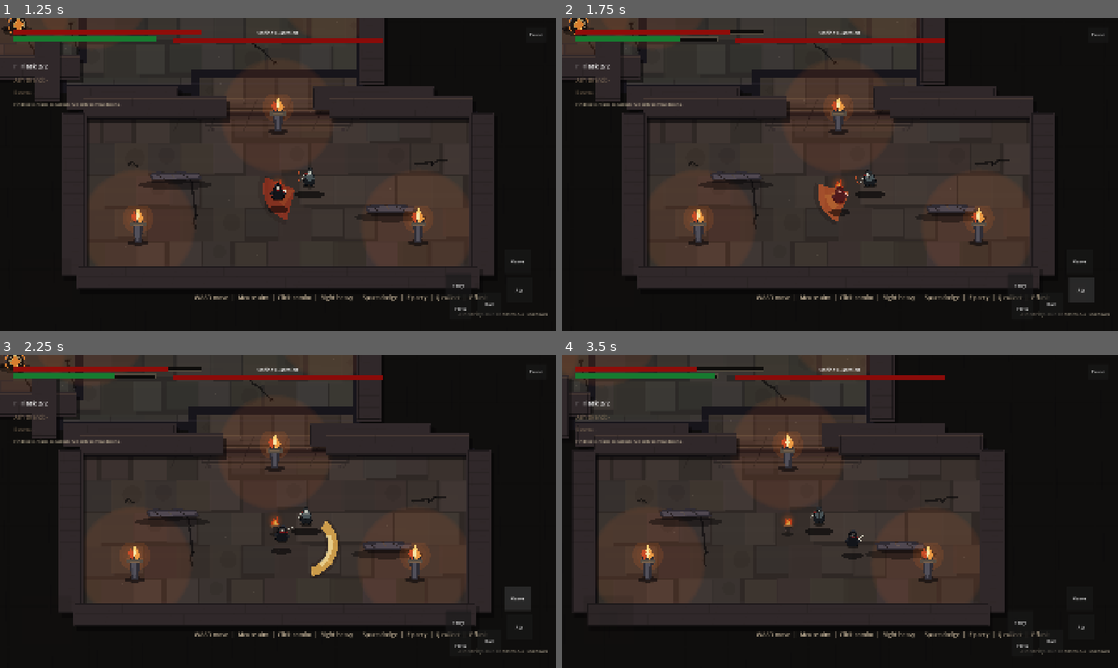
Above: before the commit, frames 1-4 (two rows, left to right).
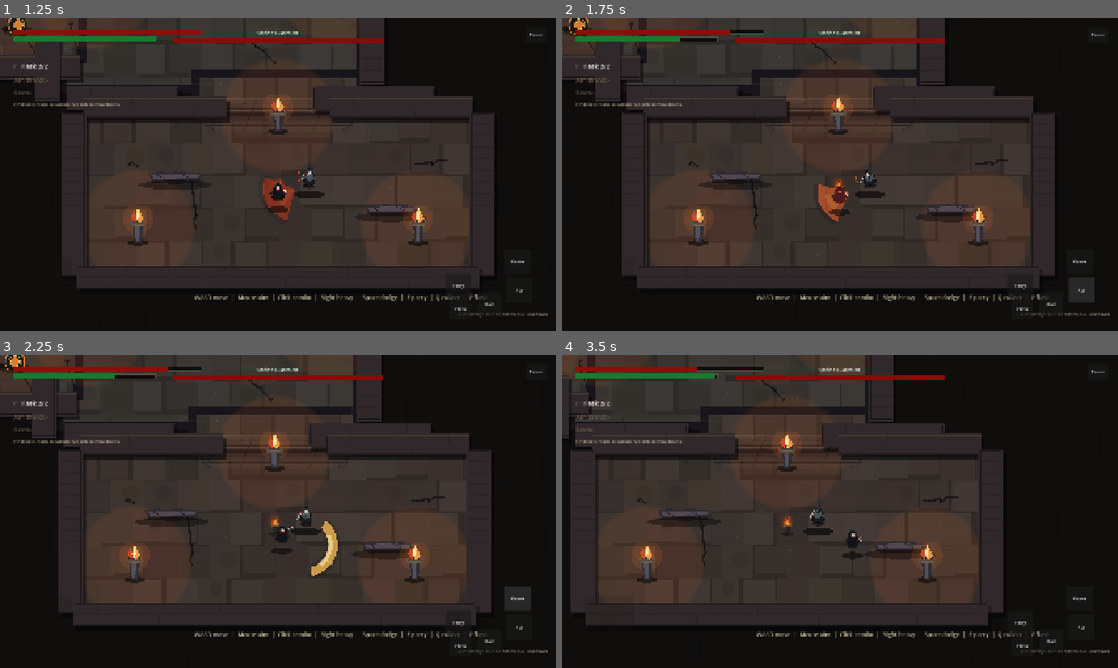
Above: after the commit, the same moments.

Repository: Seifeldin02/AshenPity
Game: Godot game, scene res://scenes/boot/Boot.tscn
The game is run twice, just before and just after one commit, with the same random seed, the same clock (stepped at 60 frames per second) and the same inputs.
Inputs (mouse positions are in pixels of both pictures, inside the frame that each line leads up to):
- Up to frame 1 (1.25 s): click "Start" at 0.5 s
- Up to frame 2 (1.75 s): click "Atk" at 1.25 s
- Up to frame 3 (2.25 s): click "Heavy" at 2 s
- Up to frame 4 (3.5 s): move the mouse to (962, 495) at 2.77 s; hold D (move_right) from 2.78 s (still down); tap Q (collect) at 2.85 s; click (962, 495) at 2.92 s

Frame 1 is identical in both runs. In frame 2, 0.1% of the frame differs, in the area x 1-81%, y 0-69%; in frame 3, 0.2%; in frame 4, 0.9%, in the area x 1-80%, y 0-87%.

Commit message:
tune: sharpen combat responsiveness

Diff:
--- a/scripts/autoload/GameBalance.gd
+++ b/scripts/autoload/GameBalance.gd
@@ -3,8 +3,8 @@
 const PLAYER_MAX_HEALTH := 100.0
 const PLAYER_MAX_STAMINA := 100.0
 const PLAYER_MOVE_SPEED := 398.0
-const PLAYER_ACCELERATION := 4300.0
-const PLAYER_DECELERATION := 4700.0
+const PLAYER_ACCELERATION := 4725.0
+const PLAYER_DECELERATION := 5200.0
 const PLAYER_ATTACK_COST := 18.0
 const PLAYER_HEAVY_COST := 34.0
 const PLAYER_COLLECT_COST := 28.0
@@ -25,8 +25,8 @@
 const PLAYER_COLLECT_WINDUP_TIME := 0.05
 const PLAYER_COLLECT_ACTIVE_TIME := 0.16
 const PLAYER_COLLECT_RECOVERY_TIME := 0.12
-const PLAYER_ATTACK_BUFFER_WINDOW := 0.13
-const PLAYER_HEAVY_BUFFER_WINDOW := 0.10
+const PLAYER_ATTACK_BUFFER_WINDOW := 0.15
+const PLAYER_HEAVY_BUFFER_WINDOW := 0.12
 const PLAYER_HEAVY_CHAIN_WINDOW := 1.15
 const PLAYER_HEAVY_CHAIN_COST_STEP := 18.0
 const PLAYER_HEAVY_CHAIN_MAX := 2
@@ -34,7 +34,7 @@
 const PLAYER_DODGE_TIME := 0.245
 const PLAYER_DODGE_INVULN_TIME := 0.155
 const PLAYER_PERFECT_DODGE_WINDOW := 0.16
-const PLAYER_DODGE_RECOVERY := 0.065
+const PLAYER_DODGE_RECOVERY := 0.055
 const PLAYER_DODGE_CANCEL_AFTER := 0.055
 const PLAYER_DODGE_ATTACK_BUFFER_WINDOW := 0.045
 const PLAYER_PERFECT_DODGE_STAMINA_RESTORE := 18.0
